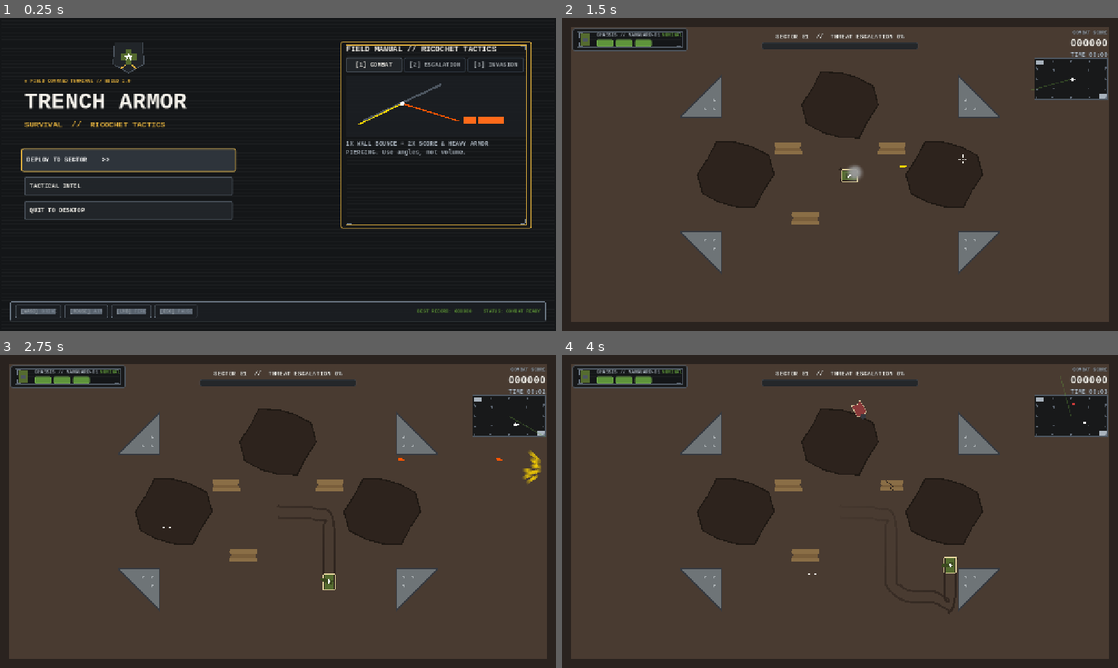
Above: before the commit, frames 1-4 (two rows, left to right).
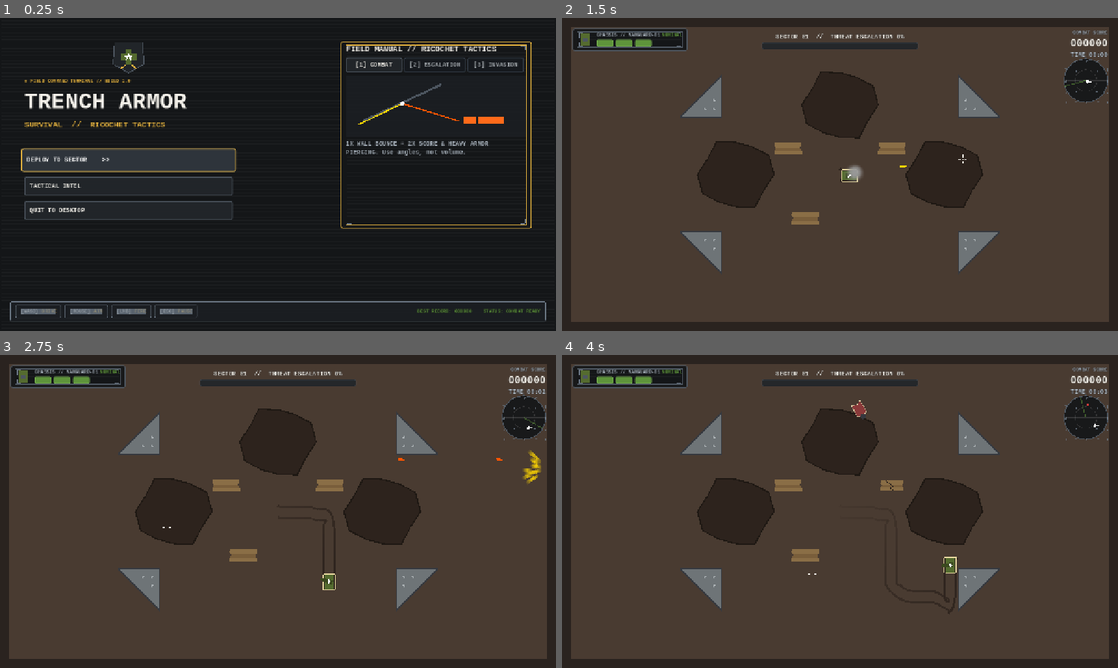
Above: after the commit, the same moments.

Repository: XTripsy/TrenchArmorSurvival
Game: Godot game, scene res://scenes/main_menu.tscn
Same seed, same stepped clock (60 frames per second), same inputs: the game is played once before the commit and once after it.
Inputs (mouse positions are in pixels of both pictures, inside the frame that each line leads up to):
- Up to frame 1 (0.25 s): no input
- Up to frame 2 (1.5 s): click "DEPLOY TO SECTOR >>" at 0.5 s; tap Enter (ui_accept) at 1.25 s; move the mouse to (962, 158) at 1.27 s; press the mouse at (962, 158) at 1.28 s; hold D (move_right) from 1.28 s (still down)
- Up to frame 3 (2.75 s): tap Enter (ui_accept) at 1.52, 2.27 s; move the mouse to (166, 527) at 2.02 s; release D (move_right) at 2.03 s; release the mouse at (166, 527) at 2.03 s; hold S (move_down) from 2.03 s (still down); click (166, 527) at 2.1 s
- Up to frame 4 (4 s): move the mouse to (895, 442) at 2.77 s; release S (move_down) at 2.78 s; press the mouse at (895, 442) at 2.78 s; hold D (move_right) 2.78-3.53 s; move the mouse to (812, 574) at 3.52 s; release the mouse at (812, 574) at 3.53 s; hold W (move_up) from 3.53 s (still down); click (812, 574) at 3.6 s; tap Enter (ui_accept) at 3.77 s

The runs differ from the first frame. In frame 1, less than 0.1% of the frame differs, in the area x 10-33%, y 93-95%; in frame 2, 1.1%; in frame 3, 1.1%; in frame 4, 1.1%, in the area x 85-99%, y 6-28%.

Commit message:
fix(ui): follow-up UI fixes (Game Over overlap, Radar circles, keycap contrast)

Diff:
--- a/scripts/ui/game_over_menu.gd
+++ b/scripts/ui/game_over_menu.gd
@@ -4,7 +4,10 @@
 const REPORT_CONTENT_TOP: float = 120.0
 const REPORT_CONTENT_WIDTH: float = 460.0
 const REPORT_CONTENT_HEIGHT: float = 300.0
+const RECORD_BADGE_TOP: float = 272.0
+const RECORD_BADGE_HEIGHT: float = 28.0
 var _is_redeploying: bool = false
+var _report_card: PanelContainer
 
 @onready var overlay: Control = $Overlay
 @onready var header_label: Label = $Overlay/HeaderLabel
@@ -31,19 +34,22 @@
 		_show_stats()
 
 func _build_report_decoration() -> void:
-	var report_card: PanelContainer = PanelContainer.new()
-	report_card.name = "ReportCard"
-	report_card.position = Vector2(410, REPORT_CONTENT_TOP)
-	report_card.custom_minimum_size = Vector2(REPORT_CONTENT_WIDTH, REPORT_CONTENT_HEIGHT)
-	report_card.add_theme_stylebox_override("panel", UIThemeBuilder.panel_style(UIThemeBuilder.UI_BG_DARK, UIThemeBuilder.UI_BORDER_STEEL, 4, 2))
-	overlay.add_child(report_card)
+	_report_card = PanelContainer.new()
+	_report_card.name = "ReportCard"
+	_report_card.position = Vector2(410, REPORT_CONTENT_TOP)
+	_report_card.custom_minimum_size = Vector2(REPORT_CONTENT_WIDTH, REPORT_CONTENT_HEIGHT)
+	_report_card.add_theme_stylebox_override("panel", UIThemeBuilder.panel_style(UIThemeBuilder.UI_BG_DARK, UIThemeBuilder.UI_BORDER_STEEL, 4, 2))
+	overlay.add_child(_report_card)
 
 	var frame: TacticalFrame = TacticalFrame.new()
 	frame.show_brackets = true
 	frame.show_scanlines = true
 	frame.set_anchors_and_offsets_preset(Control.PRESET_FULL_RECT)
 	frame.mouse_filter = Control.MOUSE_FILTER_IGNORE
-	report_card.add_child(frame)
+	_report_card.add_child(frame)
+	stats_label.reparent(_report_card)
+	stats_label.position = Vector2(0, 108)
+	stats_label.size = Vector2(REPORT_CONTENT_WIDTH, 132)
 
 	var report_label: Label = Label.new()
 	report_label.text = "AFTER-ACTION COMBAT REPORT"
@@ -102,11 +108,11 @@
 	]
 	if _record_badge == null:
 		_record_badge = Label.new()
-		_record_badge.position = Vector2(440, 400)
-		_record_badge.size = Vector2(400, 28)
+		_record_badge.position = Vector2(0, RECORD_BADGE_TOP)
+		_record_badge.size = Vector2(REPORT_CONTENT_WIDTH, RECORD_BADGE_HEIGHT)
 		_record_badge.horizontal_alignment = HORIZONTAL_ALIGNMENT_CENTER
-		_record_badge.label_settings = UIThemeBuilder.create_label_settings(UIThemeBuilder.TYPE_HEADER, UIThemeBuilder.UI_BORDER_ACTIVE)
-		overlay.add_child(_record_badge)
+		_record_badge.label_settings = UIThemeBuilder.create_label_settings(UIThemeBuilder.TYPE_HEADER, UIThemeBuilder.UI_BORDER_ACTIVE, 2)
+		_report_card.add_child(_record_badge)
 	_record_badge.text = "NEW RECORD!" if is_record else ""
 	_rank_stamp.rank_text = _rank_for_score(GameManager.score)
 	_rank_stamp.visible = true
--- a/scripts/ui/hud.gd
+++ b/scripts/ui/hud.gd
@@ -5,7 +5,8 @@
 const POINTER_MARGIN: float = 32.0
 
 # Minimap constants
-const MINIMAP_SIZE: Vector2 = Vector2(168.0, 94.0)
+const MINIMAP_SIZE: Vector2 = Vector2(104.0, 104.0)
+const RADAR_RADIUS: float = 50.0
 const MINIMAP_ENEMY_LIMIT: int = 80
 
 # Dynamic State
@@ -587,18 +588,17 @@
 	canvas.draw_string(font, tip - direction * 30.0 + Vector2(-10, 4), text, HORIZONTAL_ALIGNMENT_CENTER, -1, UIThemeBuilder.TYPE_MICRO, UIThemeBuilder.UI_TEXT_PRIMARY)
 
 func _draw_minimap(canvas: CanvasItem, viewport_size: Vector2) -> void:
-	var rect := Rect2(Vector2(viewport_size.x - MINIMAP_SIZE.x - SAFE_MARGIN, SAFE_MARGIN + 70.0), MINIMAP_SIZE)
-
-	canvas.draw_rect(rect, UIThemeBuilder.UI_BG_DARK)
-	canvas.draw_rect(rect, UIThemeBuilder.UI_BORDER_STEEL, false, 2.0)
-
-	canvas.draw_line(Vector2(rect.position.x + rect.size.x * 0.5, rect.position.y), Vector2(rect.position.x + rect.size.x * 0.5, rect.end.y), Color(1, 1, 1, 0.12), 1.0)
-	canvas.draw_line(Vector2(rect.position.x, rect.position.y + rect.size.y * 0.5), Vector2(rect.end.x, rect.position.y + rect.size.y * 0.5), Color(1, 1, 1, 0.12), 1.0)
-	canvas.draw_string(UIThemeBuilder.build_system_font(), rect.position + Vector2(4, 12), "A1", HORIZONTAL_ALIGNMENT_LEFT, -1, UIThemeBuilder.TYPE_MICRO, UIThemeBuilder.UI_TEXT_MUTED)
-	canvas.draw_string(UIThemeBuilder.build_system_font(), rect.position + Vector2(rect.size.x - 18, rect.size.y - 4), "B2", HORIZONTAL_ALIGNMENT_LEFT, -1, UIThemeBuilder.TYPE_MICRO, UIThemeBuilder.UI_TEXT_MUTED)
-
-	var sweep_end: Vector2 = rect.get_center() + Vector2.RIGHT.rotated(_radar_angle) * (rect.size.length() * 0.5)
-	canvas.draw_line(rect.get_center(), sweep_end, Color(0.369, 0.580, 0.231, 0.35), 2.0)
+	var radar_center: Vector2 = Vector2(viewport_size.x - SAFE_MARGIN - RADAR_RADIUS, SAFE_MARGIN + 70.0 + RADAR_RADIUS)
+	var rect := Rect2(radar_center - Vector2(RADAR_RADIUS, RADAR_RADIUS), MINIMAP_SIZE)
+
+	canvas.draw_circle(radar_center, RADAR_RADIUS, UIThemeBuilder.UI_BG_DARK)
+	canvas.draw_arc(radar_center, RADAR_RADIUS, 0.0, TAU, 48, UIThemeBuilder.UI_BORDER_STEEL, 2.0)
+	canvas.draw_arc(radar_center, RADAR_RADIUS * 0.5, 0.0, TAU, 32, Color(1, 1, 1, 0.12), 1.0)
+	canvas.draw_line(radar_center - Vector2(RADAR_RADIUS, 0), radar_center + Vector2(RADAR_RADIUS, 0), Color(1, 1, 1, 0.12), 1.0)
+	canvas.draw_line(radar_center - Vector2(0, RADAR_RADIUS), radar_center + Vector2(0, RADAR_RADIUS), Color(1, 1, 1, 0.12), 1.0)
+
+	var sweep_end: Vector2 = radar_center + Vector2.RIGHT.rotated(_radar_angle) * RADAR_RADIUS
+	canvas.draw_line(radar_center, sweep_end, Color(0.369, 0.580, 0.231, 0.55), 2.0)
 
 	var inner := rect.grow(-4.0)
 
--- a/scripts/ui/ui_theme_builder.gd
+++ b/scripts/ui/ui_theme_builder.gd
@@ -10,6 +10,8 @@
 const UI_BORDER_ACTIVE := Color("#E0AF3E")
 const UI_TEXT_PRIMARY := Color("#F4F1EA")
 const UI_TEXT_MUTED := Color("#A8B2BC")
+const UI_TEXT_KEYCAP := Color("#FFFFFF")
+const UI_TEXT_KEYCAP_ACTION := Color("#E0AF3E")
 const UI_TEXT_DANGER := Color("#FF6B6B")
 
 const SEMANTIC_ALLY := Color("#5E943B")
@@ -67,7 +69,7 @@
 	hbox.add_child(key_lbl)
 	var act_lbl: Label = Label.new()
 	act_lbl.text = action_text
-	act_lbl.label_settings = create_label_settings(TYPE_MICRO, UI_TEXT_MUTED, 0)
+	act_lbl.label_settings = create_label_settings(TYPE_MICRO, UI_TEXT_KEYCAP_ACTION, 0)
 	hbox.add_child(act_lbl)
 	var bevel: ColorRect = ColorRect.new()
 	bevel.custom_minimum_size = Vector2(0, 2)
Not shown, added: scripts/ui/tactical_frame.gd.uid
Not shown, added: scripts/ui/ui_theme_builder.gd.uid
Not shown, added: tests_phase12_t051.gd.uid
Not shown, added: tests_phase13_t055.gd.uid
Not shown, added: tests_phase13_t057.gd.uid
Not shown, added: tests_phase13_t058.gd.uid
Not shown, added: tests_phase13_t059.gd.uid
Not shown, added: tests_phase14_ui_fixes.gd.uid
Not shown, added: tests_ui_followup.gd.uid
Not shown, changed: GDD_TrenchArmorSurvival.md
Not shown, changed: TECHNICAL_ARCHITECTURE_TrenchArmorSurvival.md
Not shown, added: UI_DESIGN__TrenchArmorSurvival.md
(and 4 more such lines)
